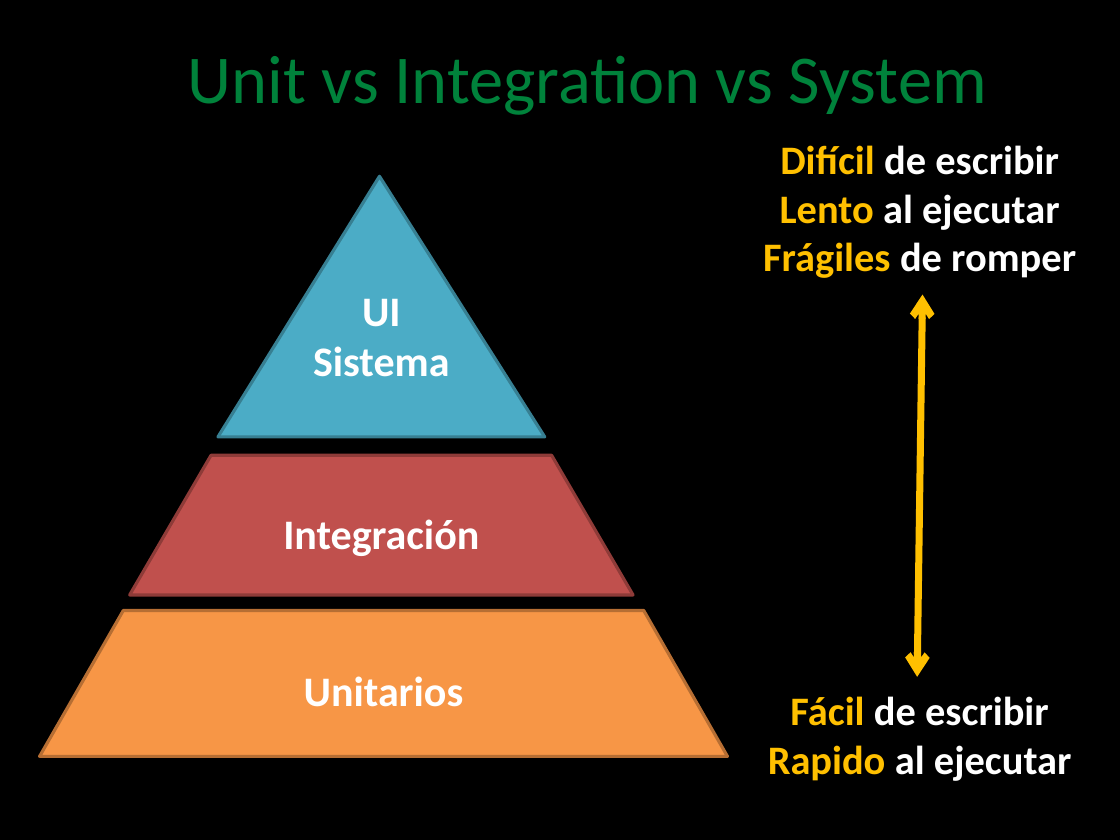
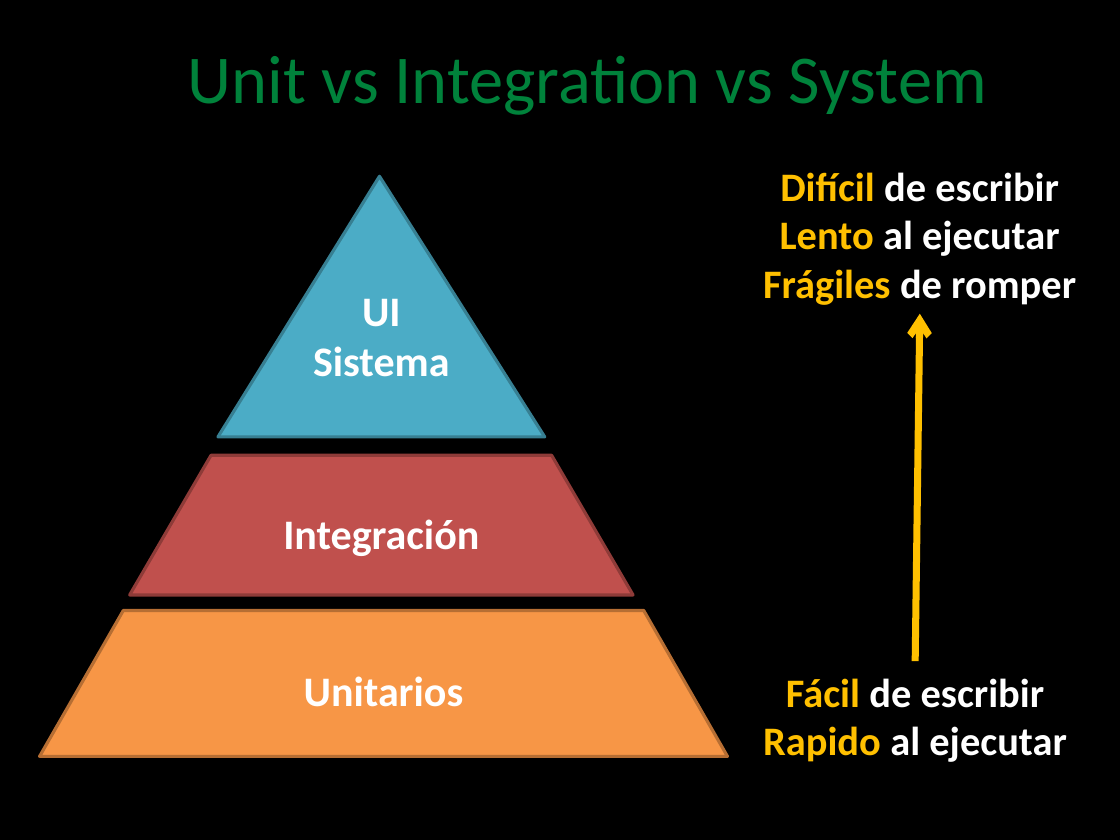
Before and after one commit to angelnunezsalazar/Test-Automation-NET, a slide deck: slide 27 of Diapositivas/4. Web Testing.pptx. Drawn at 1120x840 pixels with LibreOffice and Linux fonts; fonts in the diff are those of the drawing; background and template pictures are left out. Boxes give left, top, right and bottom in pixels: in the first picture for what was removed or moved away, otherwise in the second. Text is boxed around its words. In the diff, an @@ line names an element or a change of style, - is before the commit and + after.

Commit message:
Full Stack con IntegrationTesting

```diff
--- a/Diapositivas/4. Web Testing.pptx
+++ b/Diapositivas/4. Web Testing.pptx
@@ text "Difícil de escribir" moved from (x1=763, y1=145, x2=1076, y2=278) to (x1=763, y1=172, x2=1076, y2=305) @@
@@ double arrow moved from (917, 676) - (923, 295) to (915, 661) - (920, 314) @@
@@ double arrow (915, 661) - (920, 314): double arrow to arrow @@
@@ text "Fácil de escribir" moved from (x1=768, y1=696, x2=1072, y2=781) to (x1=763, y1=678, x2=1067, y2=762) @@
```
Also in this commit, not shown: 1 slide added, 22 other files.
